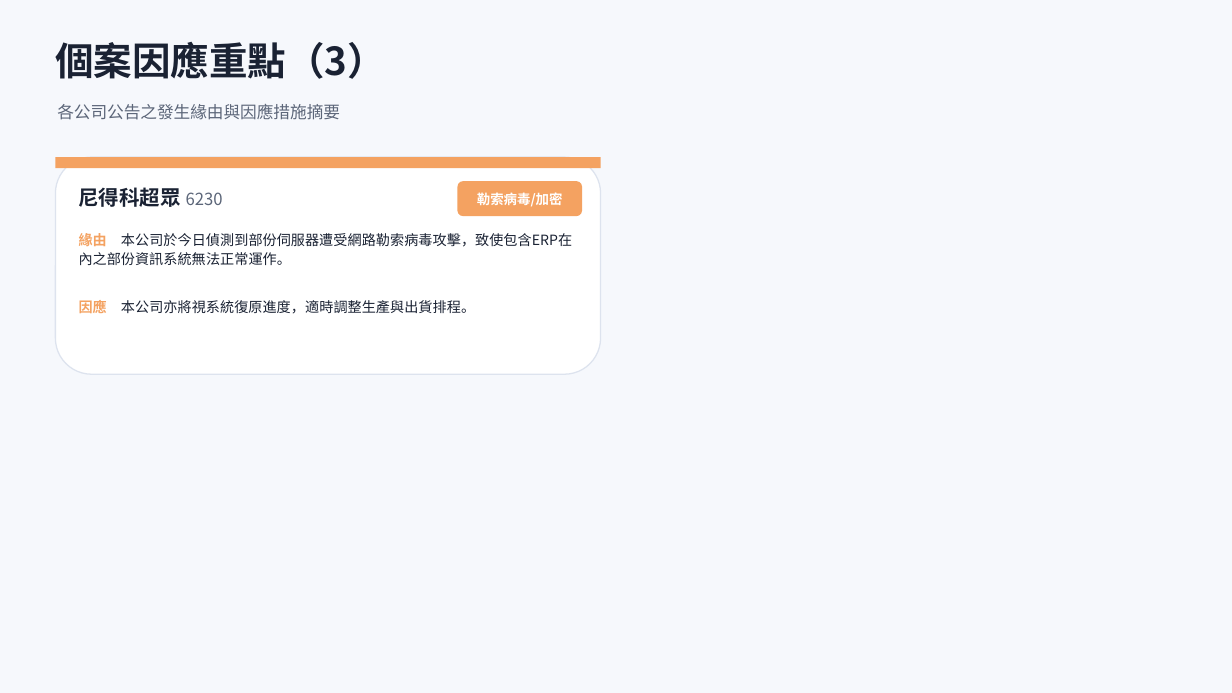
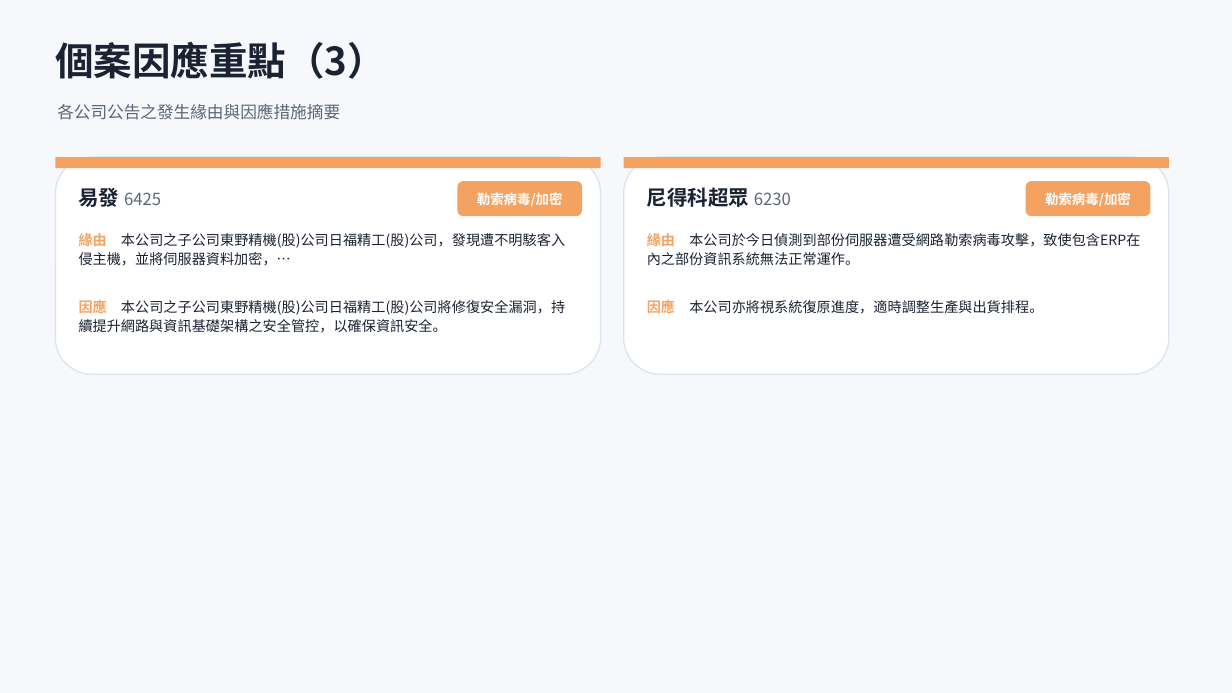
Before and after one commit to Johnnylin77/mops-isec-monitor, a slide deck: slide 8 of 資安事件因應分析.pptx. Drawn at 1232x693 pixels with LibreOffice and Linux fonts; fonts in the diff are those of the drawing. Boxes give left, top, right and bottom in pixels: in the first picture for what was removed or moved away, otherwise in the second. Text is boxed around its words. In the diff, an @@ line names an element or a change of style, - is before the commit and + after.

```diff
--- a/資安事件因應分析.pptx
+++ b/資安事件因應分析.pptx
@@ rounded rectangle added at bbox=[624, 157, 1169, 374], fill #FFFFFF, outline #DDE3EE 1 pt @@
@@ rectangle added at bbox=[624, 157, 1169, 168], fill #F4A261 @@
@@ text at bbox=[79, 188, 161, 207]: text changed; size 16 to 13 pt; text colour #1A2233 to #5C6679; bold off @@
-尼得科超眾 6230
+易發 6425
@@ text added at bbox=[647, 187, 791, 207], 16 pt, text #1A2233, bold @@
+尼得科超眾 6230
@@ rounded rectangle added at bbox=[1026, 181, 1151, 216], fill #F4A261 @@
@@ text added at bbox=[1045, 192, 1131, 207], 10.5 pt, text #FFFFFF, bold @@
+勒索病毒/加密
@@ text at bbox=[79, 233, 565, 266]: text changed @@
-緣由 本公司於今日偵測到部份伺服器遭受網路勒索病毒攻擊，致使包含ERP在內之部份資訊系統無法正常運作。
+緣由 本公司之子公司東野精機(股)公司日福精工(股)公司，發現遭不明駭客入侵主機，並將伺服器資料加密，…
@@ text added at bbox=[647, 231, 1140, 265], 11 pt, text #1A2233 @@
+緣由 本公司於今日偵測到部份伺服器遭受網路勒索病毒攻擊，致使包含ERP在內之部份資訊系統無法正常運作。
@@ text at bbox=[79, 298, 565, 333]: text changed @@
-因應 本公司亦將視系統復原進度，適時調整生產與出貨排程。
+因應 本公司之子公司東野精機(股)公司日福精工(股)公司將修復安全漏洞，持續提升網路與資訊基礎架構之安全管控，以確保資訊安全。
@@ text added at bbox=[647, 298, 1043, 316], 11 pt, text #1A2233 @@
+因應 本公司亦將視系統復原進度，適時調整生產與出貨排程。
```
Also in this commit, not shown: 6 other slides changed, 2 other files.
